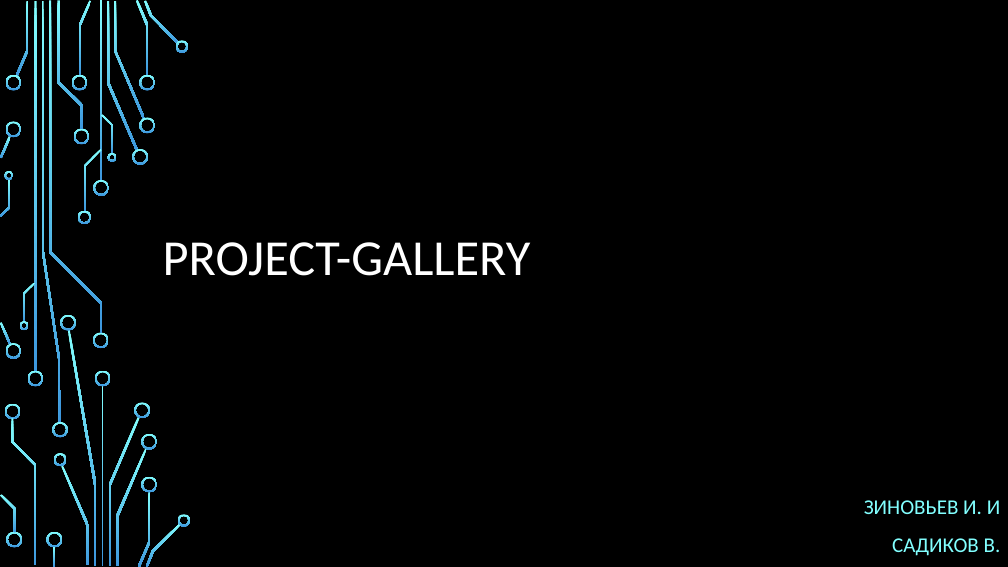
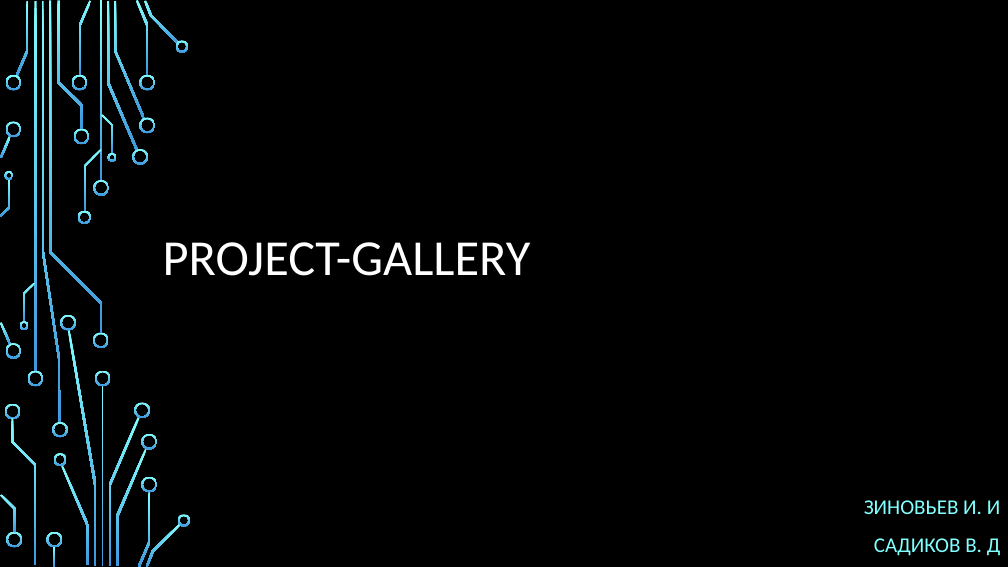
Before and after one commit to ShiderS/project-gallery, a slide deck: slide 1 of ProjectGallery - защита.pptx. Drawn at 1008x567 pixels with LibreOffice and Linux fonts; fonts in the diff are those of the drawing; background and template pictures are left out. Boxes give left, top, right and bottom in pixels: in the first picture for what was removed or moved away, otherwise in the second. Text is boxed around its words. In the diff, an @@ line names an element or a change of style, - is before the commit and + after.

```diff
--- a/ProjectGallery - защита.pptx
+++ b/ProjectGallery - защита.pptx
@@ subtitle at [874, 538, 1001, 556]: text changed @@
-САДИКОВ В.
+САДИКОВ В. Д
```
Also in this commit, not shown: 2 other files.
